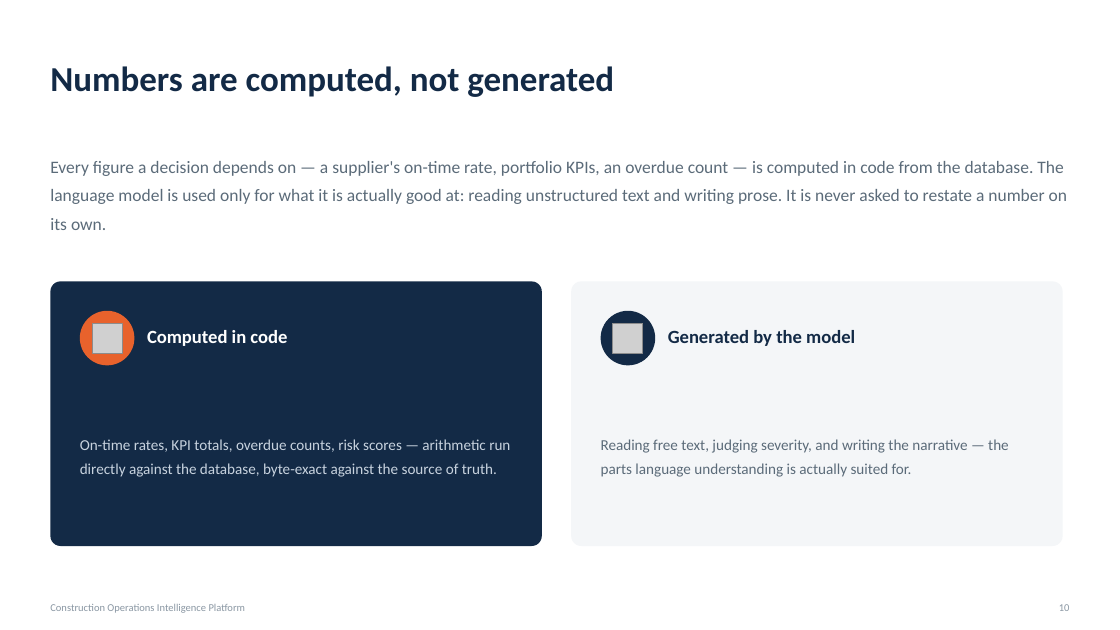
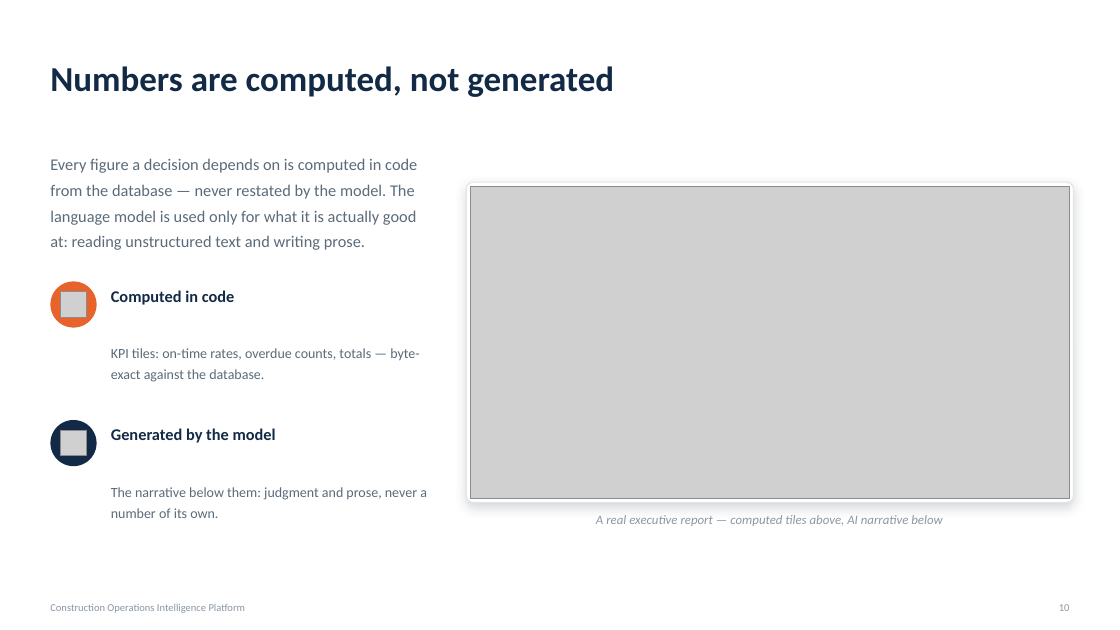
Before and after one commit to saudrawdhan/construction-ai-platform, a slide deck: slide 10 of docs/Construction_AI_Platform_Overview.pptx. Drawn at 1120x630 pixels with LibreOffice and Linux fonts; fonts in the diff are those of the drawing; grey boxes stand for pictures. Boxes give left, top, right and bottom in pixels: in the first picture for what was removed or moved away, otherwise in the second. Text is boxed around its words. In the diff, an @@ line names an element or a change of style, - is before the commit and + after.

```diff
--- a/docs/Construction_AI_Platform_Overview.pptx
+++ b/docs/Construction_AI_Platform_Overview.pptx
@@ text at (50, 158, 417, 250): text changed; size 15 to 14 pt @@
-Every figure a decision depends on — a supplier's on-time rate, portfolio KPIs, an overdue count — is computed in code from the database. The language model is used only for what it is actually good at: reading unstructured text and writing prose. It is never asked to restate a number on its own.
+Every figure a decision depends on is computed in code from the database — never restated by the model. The language model is used only for what it is actually good at: reading unstructured text and writing prose.
@@ rounded rectangle: place and size @@
-rounded rectangle at (571, 281, 1063, 546)
+rounded rectangle at (466, 182, 1074, 502)
@@ rounded rectangle at (466, 182, 1074, 502): fill #F4F6F8 to #FFFFFF; outline none to #E2E6EA 1 pt; shadow on; proportions changed @@
@@ picture added at (471, 187, 1070, 498) @@
@@ ellipse: place and size @@
-ellipse at (80, 311, 134, 365)
+ellipse at (50, 281, 97, 328)
@@ rounded rectangle removed at (50, 281, 542, 546) @@
@@ picture: place and size @@
-picture at (92, 323, 123, 354)
+picture at (60, 292, 86, 317)
@@ text "Computed in code": place and size @@
-text "Computed in code" at (147, 330, 287, 346)
+text "Computed in code" at (111, 290, 235, 305)
@@ text "Computed in code" at (111, 290, 235, 305): size 16 to 14 pt, text colour #FFFFFF to #132A46 @@
@@ text at (111, 348, 419, 382): text changed; size 13 to 12 pt; text colour #C7D2DE to #5B6B79 @@
-On-time rates, KPI totals, overdue counts, risk scores — arithmetic run directly against the database, byte-exact against the source of truth.
+KPI tiles: on-time rates, overdue counts, totals — byte-exact against the database.
@@ text "Generated by the model": place and size @@
-text "Generated by the model" at (668, 330, 855, 346)
+text "Generated by the model" at (111, 428, 276, 443)
@@ text "Generated by the model" at (111, 428, 276, 443): size 16 to 14 pt @@
@@ ellipse: place and size @@
-ellipse at (601, 311, 655, 365)
+ellipse at (50, 420, 97, 466)
@@ picture: place and size @@
-picture at (613, 323, 644, 354)
+picture at (60, 430, 86, 455)
@@ text removed at (601, 439, 1009, 477) @@
-Reading free text, judging severity, and writing the narrative — the parts language understanding is actually suited for.
@@ text added at (111, 487, 427, 518), 12 pt, text #5B6B79 @@
+The narrative below them: judgment and prose, never a number of its own.
@@ text added at (596, 515, 942, 526), 11 pt, text #8A97A3, italic @@
+A real executive report — computed tiles above, AI narrative below
```
Also in this commit, not shown: 6 other slides changed, 4 other files.
